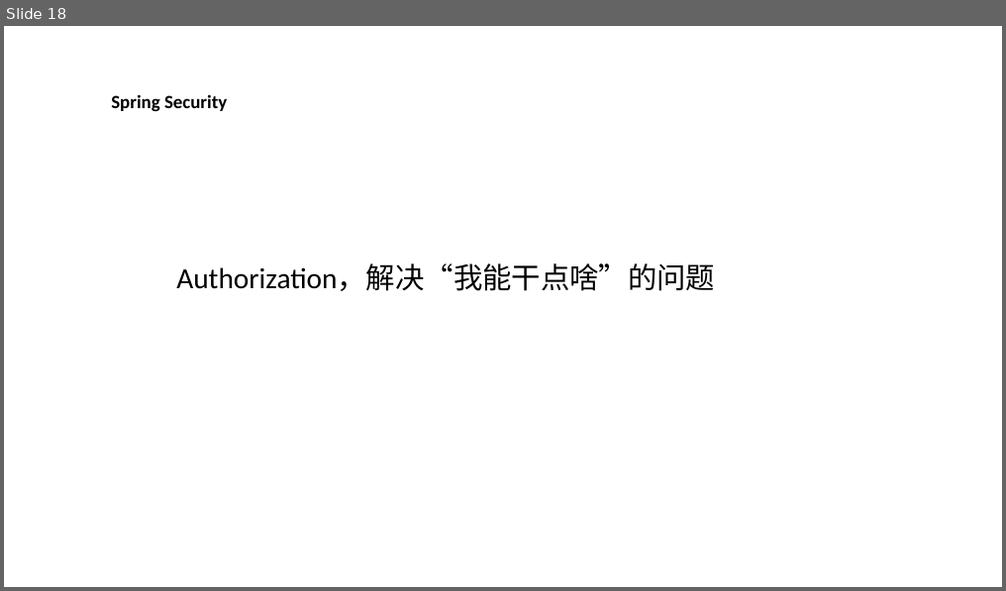
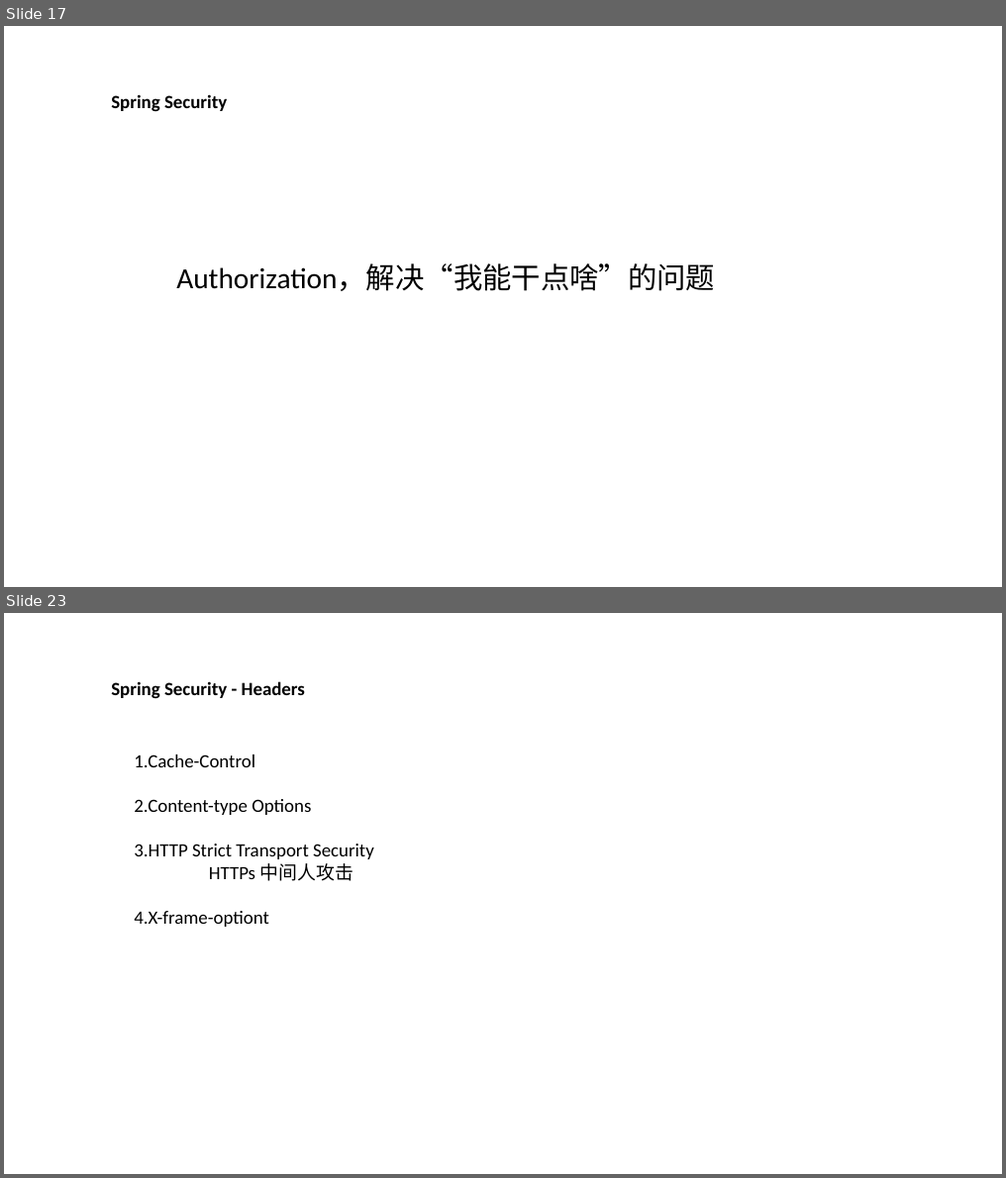
Before and after one commit to plumnx/DIALY, a slide deck: 2020-7-13-----Spring Security Report/Spring Security.pptx. Shown one above the other, each under a label of ours: slide 18 before the commit, slides 17 and 23 after it; the slides between them are not shown. The pictures are 1006x591 and 1006x1178 pixels, drawn with LibreOffice and Linux fonts; fonts in the diff are those of the drawing. Boxes give left, top, right and bottom in pixels: in the first picture for what was removed or moved away, otherwise in the second. Text is boxed around its words. In the diff, an @@ line names an element or a change of style, - is before the commit and + after.

```diff
--- a/2020-7-13-----Spring Security Report/Spring Security.pptx
+++ b/2020-7-13-----Spring Security Report/Spring Security.pptx
@@ slide 23 added at (x1=4, y1=613, x2=1002, y2=1174), background #FFFFFF @@
@@ text added at (x1=111, y1=681, x2=305, y2=699), 18 pt, text #000000, bold @@
+Spring Security - Headers
@@ text added at (x1=134, y1=755, x2=374, y2=927), 18 pt, text #000000 @@
+1.Cache-Control
+2.Content-type Options
+3.HTTP Strict Transport Security
+HTTPs 中间人攻击
+4.X-frame-optiont
@@ what was slide 18 is now slide 17 @@
```
Also in this commit, not shown: 2 slides changed, 3 other slides added, 1 slide removed.
